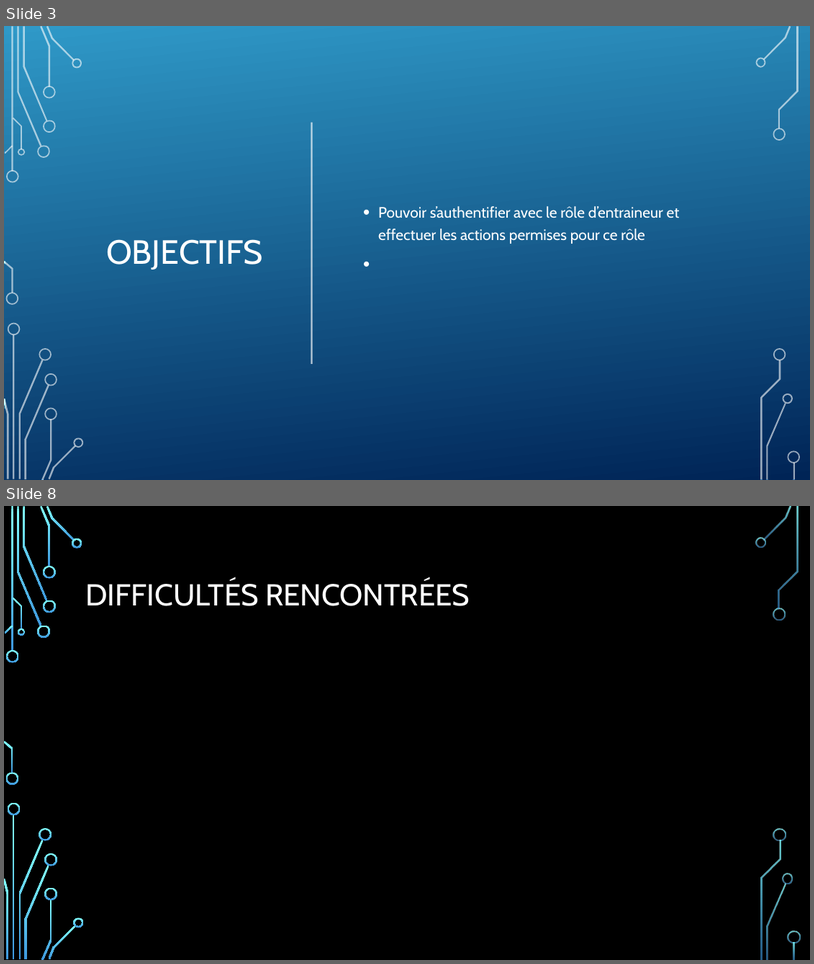
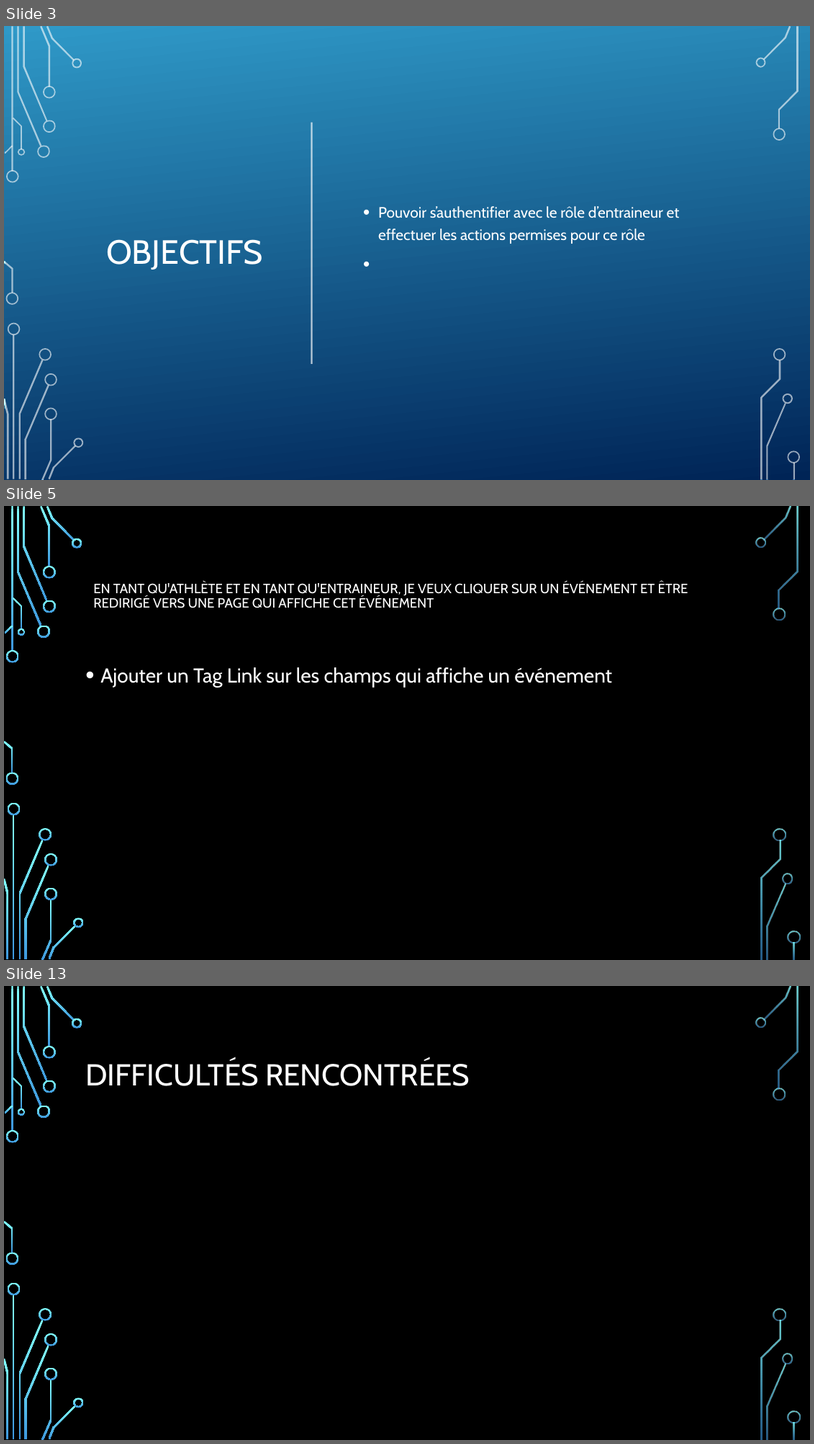
Before and after one commit to DFC-Informatique-Cegep-de-Sainte-Foy/GestionEquipesSportives, a slide deck: Documentation/Revue 3/Presentation_Revue_3.pptx. Shown one above the other, each under a label of ours: slides 3 and 8 before the commit, slides 3, 5 and 13 after it; the slides between them are not shown. The pictures are 814x964 and 814x1444 pixels, drawn with LibreOffice and Linux fonts; fonts in the diff are those of the drawing; background and template pictures are left out. Boxes give left, top, right and bottom in pixels: in the first picture for what was removed or moved away, otherwise in the second. Text is boxed around its words. In the diff, an @@ line names an element or a change of style, - is before the commit and + after.

```diff
--- a/Documentation/Revue 3/Presentation_Revue_3.pptx
+++ b/Documentation/Revue 3/Presentation_Revue_3.pptx
@@ slide 5 added at box(4, 506, 810, 960), background picture (left out); not listed: 36 template elements that a slide beside it also shows @@
@@ title added at box(93, 583, 689, 608), 16 pt, text #FFFFFF @@
+EN TANT QU'ATHLÈTE ET EN TANT QU'ENTRAINEUR, JE VEUX CLIQUER SUR UN ÉVÉNEMENT ET ÊTRE REDIRIGÉ VERS UNE PAGE QUI AFFICHE CET ÉVÉNEMENT
@@ text added at box(100, 667, 612, 687), 24 pt, text #FFFFFF @@
+• Ajouter un Tag Link sur les champs qui affiche un événement
@@ what was slide 8 is now slide 13 @@
```
Also in this commit, not shown: 1 slide changed, 5 other slides added, 1 slide removed.
